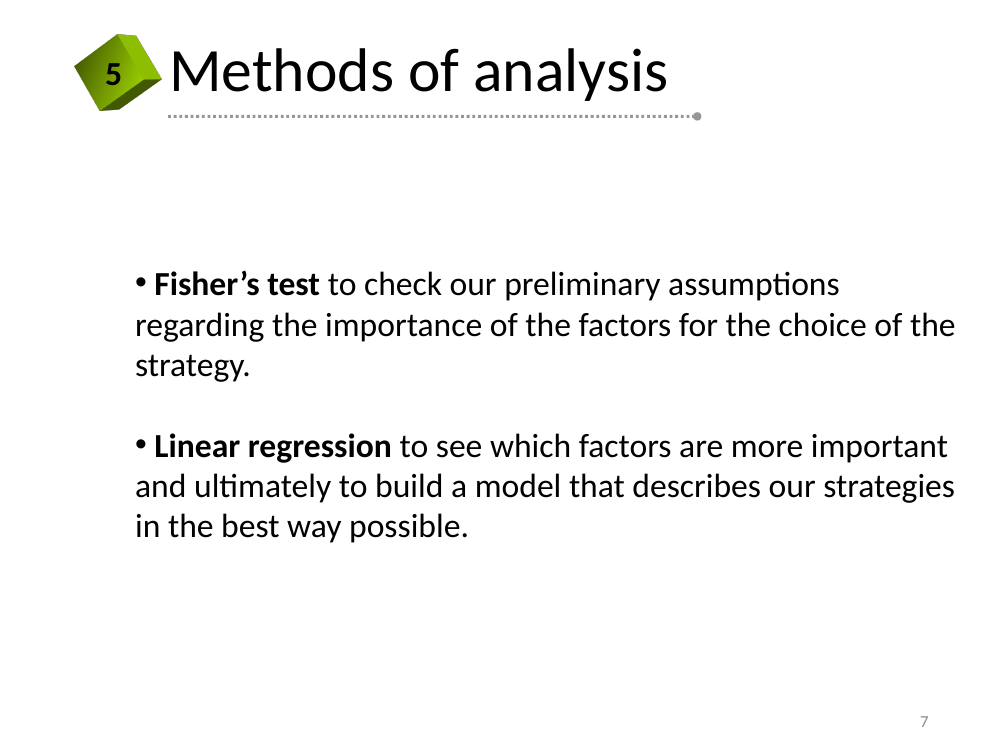
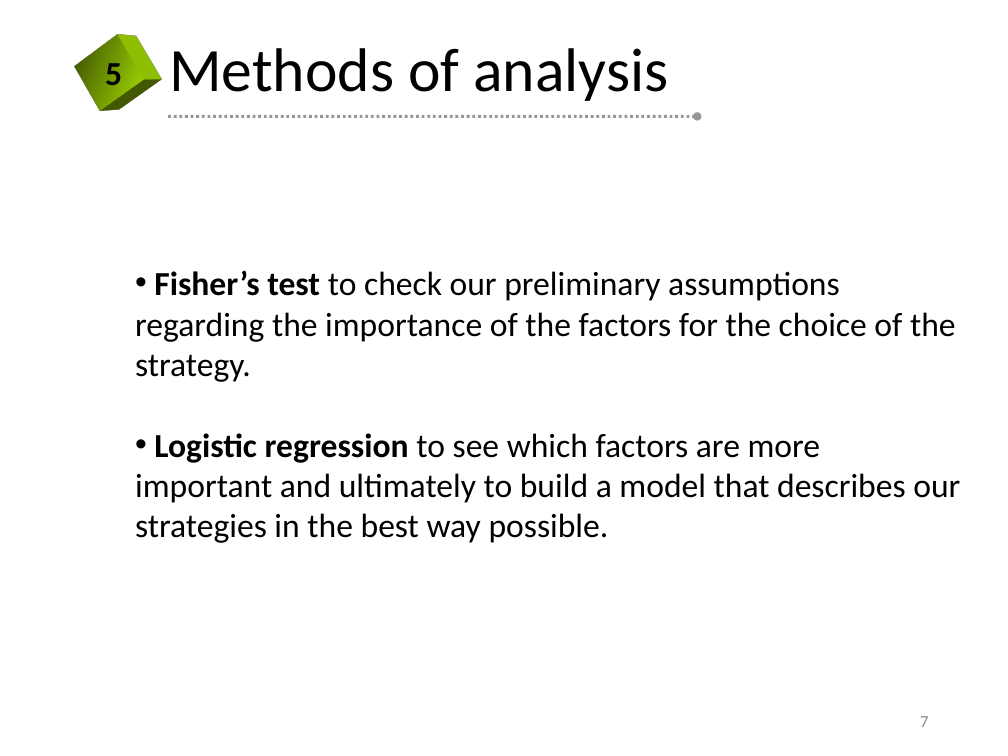
Before and after one commit to kateabr/r_project_data, a slide deck: slide 7 of slides.pptx. Drawn at 1008x756 pixels with LibreOffice and Linux fonts; fonts in the diff are those of the drawing; background and template pictures are left out. Boxes give left, top, right and bottom in pixels: in the first picture for what was removed or moved away, otherwise in the second. Text is boxed around its words. In the diff, an @@ line names an element or a change of style, - is before the commit and + after.

Commit message:
updated slides

```diff
--- a/slides.pptx
+++ b/slides.pptx
@@ text at <box>135,433,960,543</box>: text changed @@
-• Linear regression to see which factors are more important and ultimately to build a model that describes our strategies in the best way possible.
+• Logistic regression to see which factors are more important and ultimately to build a model that describes our strategies in the best way possible.
```
Also in this commit, not shown: 17 other slides changed.
